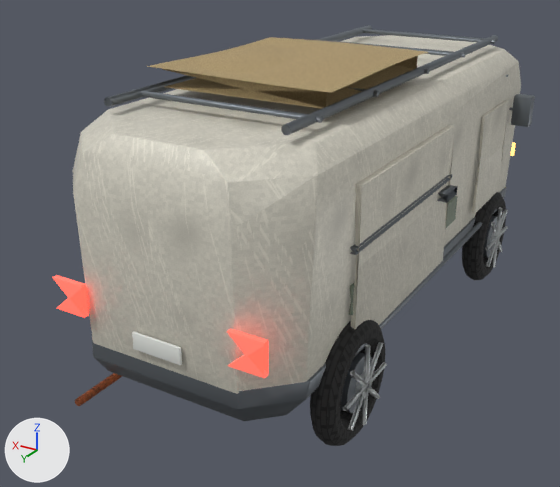
What one commit did to the glTF model public/assets/vehicles/modulo_v7.glb.
Rendered twice from a 50 mm lens placed at (-2.98, 5.99, 3.61), pointed at (0.34, 0.46, 0.84). Every picture has the same lights, and +X, +Y and +Z are marked at lower left. The picture after the commit comes second. Where no turn or scale is listed for an object, it has been applied to the vertices. Vertices at exactly the same position are counted once.

The first picture shows 'modulo_v7_WHEEL_roda_-1_-1.65', 'modulo_v7_WHEEL_roda_-1_1.52', 'modulo_v7_canvas_sand', 'modulo_v7_ceramic', 'modulo_v7_lamp_red', 'modulo_v7_paint_cream', 'modulo_v7_steel_dark' and 3 more.
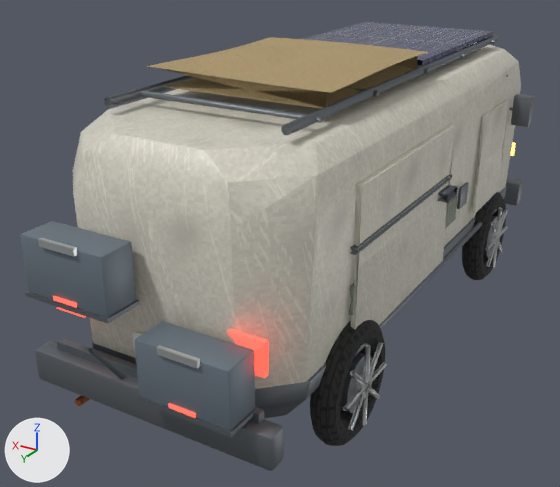
Where the newer file only moved an object's origin or applied its transform, the numbers keep the older frame.

Location of each change, [x1, y1, x2, y2] in pixels of the pictures (560 x 487 px):
'modulo_v7_steel_dark', reshaped (15% wider, 10% taller): before [92, 25, 535, 421]; after [25, 35, 535, 471]
'modulo_v7_battery_v', added: after [20, 221, 255, 431]
'modulo_v7_pv_v', added: after [303, 22, 493, 65]
'modulo_v7_lamp_red', reshaped: before [52, 275, 268, 378]; after [53, 296, 268, 418]
'modulo_v7_metal_brushed', reshaped (not visible before): after [38, 238, 200, 369]
part 1 of me_traseira_luz__1, added: after [168, 403, 196, 418]
part 2 of me_traseira_luz__1, added: after [53, 296, 77, 308]
part 3 of me_lamina_entrada__3, added: after [156, 345, 200, 369]
part 4 of me_lamina_entrada__3, added: after [38, 238, 77, 257]
part 5 of me_chassi_comprido, added: after [136, 395, 258, 437]
part 6 of me_chassi_comprido, added: after [25, 291, 140, 324]
part 7 of me_chassi_comprido, added: after [56, 338, 264, 423]
part 8 of me_chassi_comprido, added: after [457, 182, 469, 209]
part 9 of me_chassi_comprido, added: after [504, 177, 523, 205]
part 10 of me_chassi_comprido, added: after [35, 342, 284, 471]
part 11 of me_chassi_comprido, added: after [88, 348, 126, 379]

What the commit changed:
Picture 'pv_normal' (img_pv_normal) is new.
Picture 'pv_rough' (img_pv_rough) is new.
Picture 'pv_color' (img_pv_color) is new.
Material 'pv_v' (mat_pv_v) is new.
Uses the picture img_pv_color.
Uses the picture img_pv_normal.
Uses the picture img_pv_rough.
Material 'battery_v' (mat_battery_v) is new.
Its base color is (0.16, 0.2, 0.24) (greyish blue #6f7c86).
Its metallic is 0.3.
me_traseira_luz__1 is used by ob_modulo_v7_lamp_red; location (0.0, 0.0, 0.0).
me_traseira_luz__1 had 128 vertices, 248 faces and spanned x -0.86..0.86, y 2.6..2.65, z 1.02..1.27.
me_traseira_luz__1 now has 144 vertices, 272 faces and spans x -0.86..0.86, y 2.6..2.93, z 0.81..1.34.
me_traseira_luz__1 part 1: a new loose piece, a box spanning x -0.55..-0.35, y 2.92..2.93, z 0.805..0.835, in mat_lamp_red (red #da5950, glowing red #ff6150).
me_traseira_luz__1 part 2: a new loose piece, a box spanning x 0.35..0.55, y 2.92..2.93, z 1.305..1.335, in mat_lamp_red (red #da5950, glowing red #ff6150).
me_lamina_entrada__3 is used by ob_modulo_v7_metal_brushed; location (0.0, 0.0, 0.0).
me_lamina_entrada__3 had 56 vertices, 84 faces and spanned x -0.45..0.45, y -2.67..-2.65, z 0.9..1.1.
me_lamina_entrada__3 now has 72 vertices, 108 faces and spans x -0.6..0.6, y -2.67..2.945, z 0.9..1.725.
me_lamina_entrada__3 part 3: a new loose piece, a box spanning x -0.6..-0.3, y 2.915..2.945, z 1.175..1.225, in mat_metal_brushed (light grey #cbd0d0).
me_lamina_entrada__3 part 4: a new loose piece, a box spanning x 0.3..0.6, y 2.915..2.945, z 1.675..1.725, in mat_metal_brushed (light grey #cbd0d0).
me_chassi_comprido is used by ob_modulo_v7_steel_dark; location (0.0, 0.0, 0.0).
me_chassi_comprido had 696 vertices, 1316 faces and spanned x -1.19..1.19, y -2.64..2.58, z 0.5..2.44.
me_chassi_comprido now has 980 vertices, 1838 faces and spans x -1.19..1.28, y -2.84..2.93, z 0.46..2.44.
me_chassi_comprido part 5: a new loose piece, a box spanning x -0.81..-0.09, y 2.63..2.93, z 0.765..0.795, in mat_steel_dark (grey #73797e).
me_chassi_comprido part 6: a new loose piece, a box spanning x 0.09..0.81, y 2.63..2.93, z 1.265..1.295, in mat_steel_dark (grey #73797e).
me_chassi_comprido part 7: a new loose piece, a box spanning x -0.85..0.85, y 2.63..2.69, z 0.73..0.79, in mat_steel_dark (grey #73797e).
me_chassi_comprido part 8: the loose piece of 56 vertices spanning x -1.19..-1.01, y -1.96..-1.84, z 1.6..1.9 is copied, and the copy is scaled about its middle by (0.112, 1.73, 0.654), then moved by (0.1, 1.4, -0.5); it spans x -1.01..-0.99, y -0.6..-0.4, z 1.15..1.35.
me_chassi_comprido part 9: a new loose piece of 56 vertices spanning x -1.0..1.0, y -2.81..-2.63, z 0.46..0.74, in mat_steel_dark (grey #73797e).
me_chassi_comprido part 10: a new loose piece of 56 vertices spanning x -1.0..1.0, y 2.62..2.78, z 0.47..0.73, in mat_steel_dark (grey #73797e).
me_chassi_comprido part 11: a new loose piece of 20 vertices spanning x -0.01..0.31, y 2.19..2.91, z 0.49..1.01, in mat_steel_dark (grey #73797e).
Other edits to the shape of me_chassi_comprido do not show in these pictures.
Mesh me_painel_solar_teto is new.
It is a box spanning x -0.7..0.7, y -0.95..0.95, z -0.02..0.02.
It uses material mat_pv_v.
Mesh me_bateria_ext__1 is new.
It has 112 vertices, 216 faces and spans x -0.35..1.25, y -0.14..0.14, z -0.21..0.71.
It uses material mat_battery_v (greyish blue #6f7c86).
Object 'modulo_v7_pv_v' (ob_modulo_v7_pv_v) is new; it shows me_painel_solar_teto.
Its location is (0.0, -1.0, 2.47).
Object 'modulo_v7_battery_v' (ob_modulo_v7_battery_v) is new; it shows me_bateria_ext__1.
Its location is (-0.45, 2.78, 1.0).
